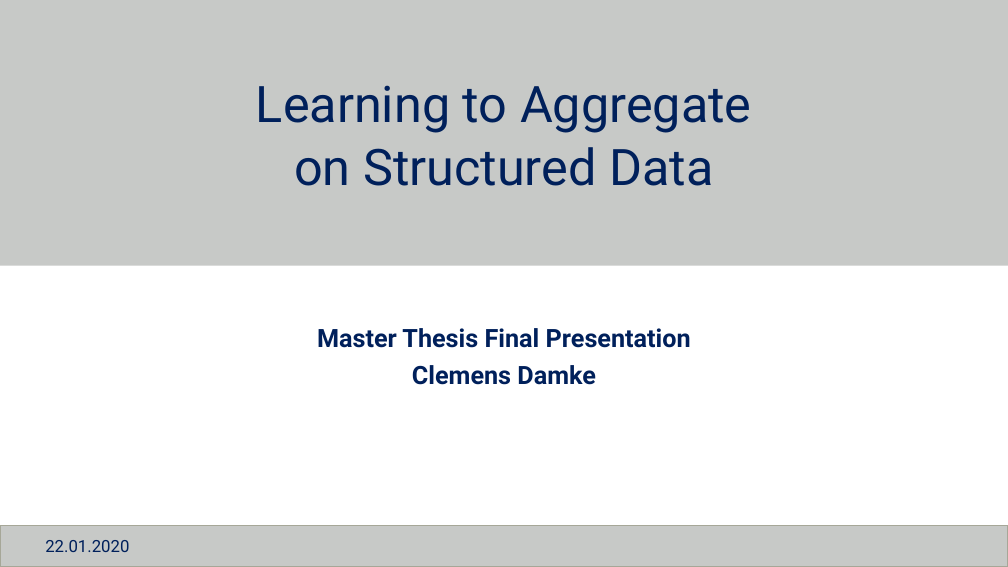
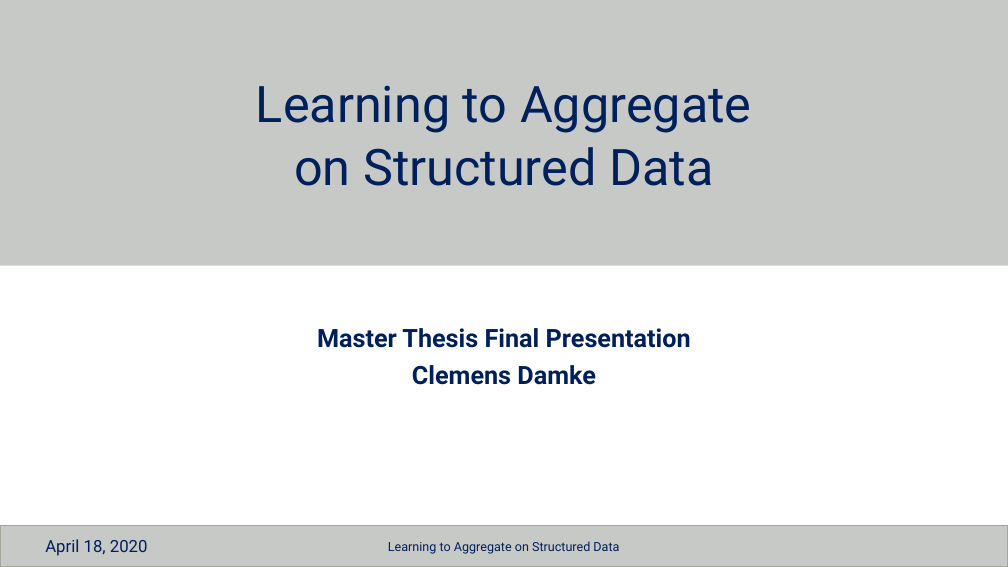
Before and after one commit to Cortys/master-thesis, a slide deck: slide 1 of presentation/final/final_presentation.pptx. Drawn at 1008x567 pixels with LibreOffice and Linux fonts; fonts in the diff are those of the drawing; background and template pictures are left out. Boxes give left, top, right and bottom in pixels: in the first picture for what was removed or moved away, otherwise in the second. Text is boxed around its words. In the diff, an @@ line names an element or a change of style, - is before the commit and + after.

```diff
--- a/presentation/final/final_presentation.pptx
+++ b/presentation/final/final_presentation.pptx
@@ text at bbox=[45, 539, 148, 556]: text changed @@
-22.01.2020
+April 18, 2020
@@ text added at bbox=[388, 541, 619, 554], 12 pt, text #00205B @@
+Learning to Aggregate on Structured Data
```
Also in this commit, not shown: 5 other slides changed, 5 slides added, 9 other files.
